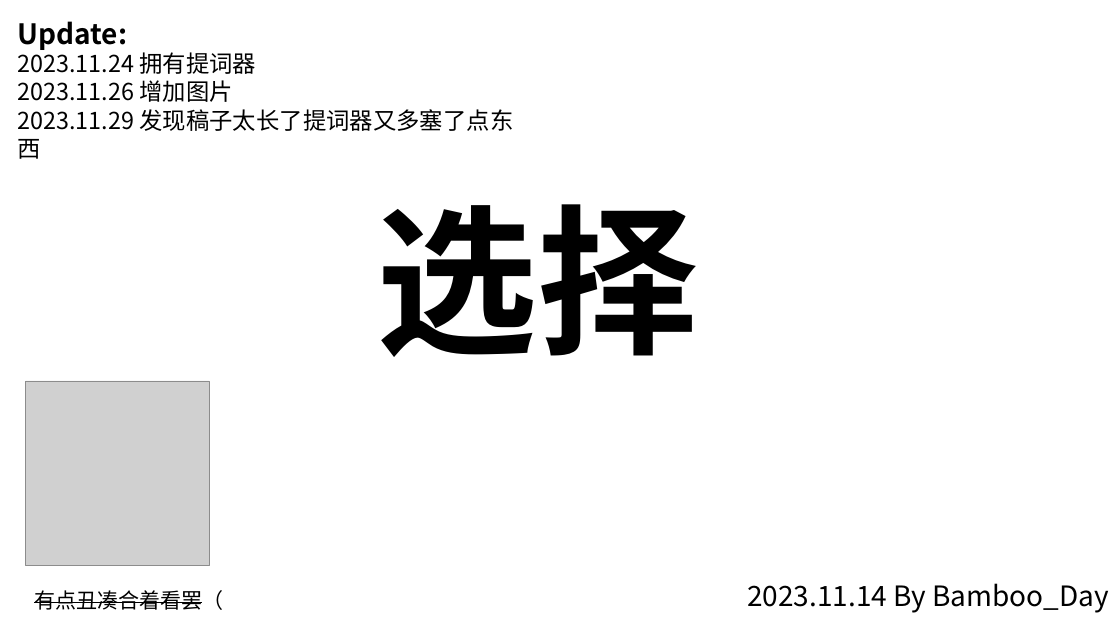
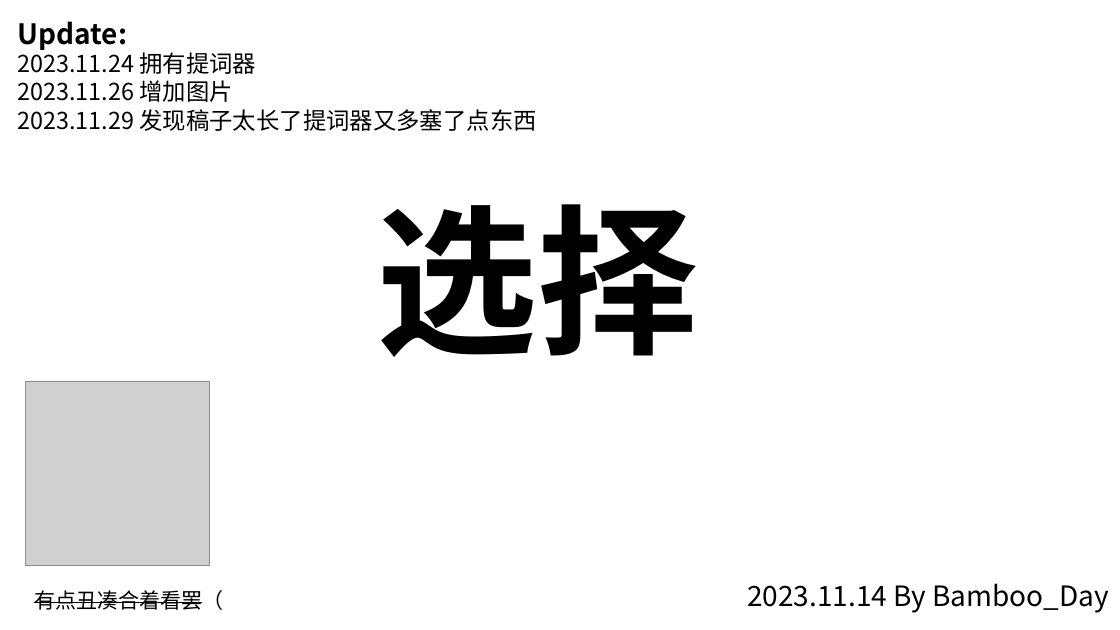
Before and after one commit to BambooDay/OI, a slide deck: slide 1 of 激情演讲.pptx. Drawn at 1120x630 pixels with LibreOffice and Linux fonts; fonts in the diff are those of the drawing; grey boxes stand for pictures. Boxes give left, top, right and bottom in pixels: in the first picture for what was removed or moved away, otherwise in the second. Text is boxed around its words. In the diff, an @@ line names an element or a change of style, - is before the commit and + after.

```diff
--- a/激情演讲.pptx
+++ b/激情演讲.pptx
@@ text "Update:" rewrapped from bbox=[17, 21, 513, 159] to bbox=[17, 21, 536, 131] @@
```
Also in this commit, not shown: 2 other slides changed.
